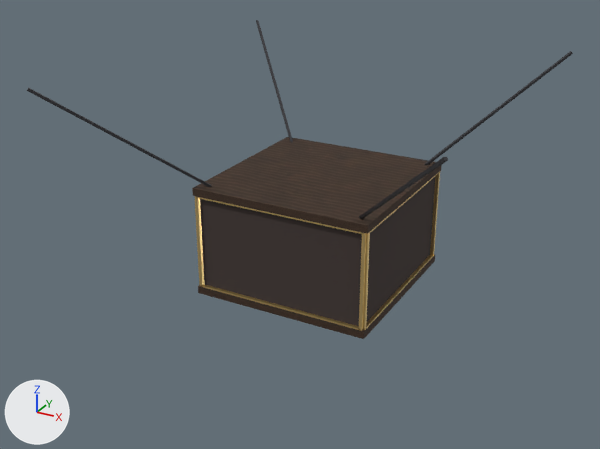
The glTF model bv_banner.glb as it was, and as the next commit left it.
Both versions are drawn from a 50 mm lens placed at (5.47, -10.64, 5.28), pointed at (-0.21, -0.32, 0.13). The lights are fixed; the arrows at lower left show +X, +Y and +Z. The older version comes first. Vertices at exactly the same position are counted once.

The first picture shows 'bannerface', 'gold', 'iron', 'timber'.
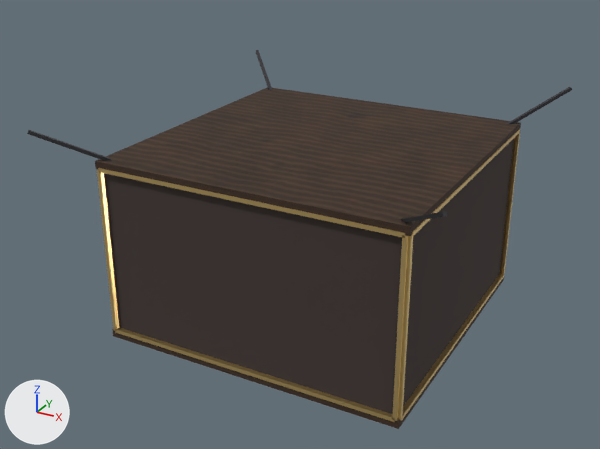
The change in detail:
me_bannerface is used by ob_bannerface; location (0.0, 0.0, 0.0).
me_bannerface had 8 vertices, 8 faces and spanned x -1.35..1.35, y -1.35..1.35, z -0.75..0.75.
me_bannerface now has 8 vertices, 8 faces and spans x -2.3..2.3, y -2.3..2.3, z -1.3..1.3.
me_bannerface part 1: the whole mesh is scaled about its middle by (1.7, 1.7, 1.73).
me_gold is used by ob_gold; location (0.0, 0.0, 0.0).
me_gold had 128 vertices, 192 faces and spanned x -1.4..1.4, y -1.4..1.4, z -0.77..0.77.
me_gold now has 120 vertices, 192 faces and spans x -2.37..2.37, y -2.37..2.37, z -1.33..1.33.
me_gold part 2: a new loose piece, a box spanning x -2.3..2.3, y -2.37..-2.27, z -1.33..-1.27, in mat_gold (beige #eece89).
me_gold part 3: a new loose piece, a box spanning x -2.3..2.3, y -2.37..-2.27, z 1.27..1.33, in mat_gold (beige #eece89).
me_gold part 4: a new loose piece, a box spanning x 2.27..2.37, y -2.3..2.3, z -1.33..-1.27, in mat_gold (beige #eece89).
me_gold part 5: a new loose piece, a box spanning x 2.27..2.37, y -2.3..2.3, z 1.27..1.33, in mat_gold (beige #eece89).
me_gold part 6: a new loose piece of 14 vertices spanning x -2.37..-2.27, y -2.37..-2.27, z -1.3..1.3, in mat_gold (beige #eece89).
me_gold part 7: a new loose piece of 14 vertices spanning x 2.27..2.37, y -2.37..-2.27, z -1.3..1.3, in mat_gold (beige #eece89).
me_gold part 8: a new loose piece of 14 vertices spanning x 2.27..2.37, y 2.27..2.37, z -1.3..1.3, in mat_gold (beige #eece89).
me_gold part 9: the loose piece of 8 vertices spanning x -1.35..1.35, y -1.4..-1.34, z -0.77..-0.73 is deleted.
me_gold part 10: the loose piece of 8 vertices spanning x 1.34..1.4, y -1.35..1.35, z -0.77..-0.73 is deleted.
me_gold part 11: the loose piece of 8 vertices spanning x -1.35..1.35, y -1.4..-1.34, z 0.73..0.77 is deleted.
me_gold part 12: the loose piece of 8 vertices spanning x 1.34..1.4, y -1.35..1.35, z 0.73..0.77 is deleted.
me_gold part 13: the loose piece of 8 vertices spanning x -1.38..-1.33, y -1.4..-1.34, z -0.75..0.75 is deleted.
me_gold part 14: the loose piece of 8 vertices spanning x 1.34..1.4, y -1.38..-1.33, z -0.75..0.75 is deleted.
me_gold part 15: the loose piece of 8 vertices spanning x 1.33..1.38, y -1.4..-1.34, z -0.75..0.75 is deleted.
me_gold part 16: the loose piece of 8 vertices spanning x 1.34..1.4, y 1.33..1.38, z -0.75..0.75 is deleted.
Other edits to the shape of me_gold do not show in these pictures.
me_timber is used by ob_timber; location (0.0, 0.0, 0.0).
me_timber had 16 vertices, 24 faces and spanned x -1.41..1.41, y -1.41..1.41, z -0.87..0.87.
me_timber now has 16 vertices, 24 faces and spans x -2.36..2.36, y -2.36..2.36, z -1.42..1.42.
me_timber part 17: the loose piece of 8 vertices spanning x -1.41..1.41, y -1.41..1.41, z 0.75..0.87 is scaled about its middle by (1.67, 1.67, 1), then moved by (0.0, 0.0, 0.55).
me_timber part 18: the loose piece of 8 vertices spanning x -1.41..1.41, y -1.41..1.41, z -0.87..-0.75 is scaled about its middle by (1.67, 1.67, 1), then moved by (0.0, 0.0, -0.55).
me_iron is used by ob_iron; location (0.0, 0.0, 0.0).
me_iron had 32 vertices, 48 faces and spanned x -2.92..2.92, y -2.92..2.92, z 0.83..2.52.
me_iron now has 32 vertices, 48 faces and spans x -2.98..2.98, y -2.98..2.98, z 1.38..1.94.
me_iron part 19: 32 of 32 vertices moved; they spanned x -2.92..2.92, y -2.92..2.92, z 0.83..2.52 and now span x -2.98..2.98, y -2.98..2.98, z 1.38..1.94; mean shift (0.0, 0.0, -0.02).

Boxes [x1, y1, x2, y2] around the edits, measured in the pictures (600 x 449 px; the box of a moved part takes in the faces that stretch with it):
'bannerface', rescaled (74% wider, 84% taller)
    before: [200, 177, 435, 326]
    after: [104, 139, 514, 414]
'timber', reshaped (70% wider, 69% taller)
    before: [192, 137, 442, 339]
    after: [95, 87, 521, 429]
'gold', reshaped (72% wider, 84% taller)
    before: [195, 172, 440, 331]
    after: [97, 129, 520, 422]
'iron', reshaped (13% shorter)
    before: [27, 20, 573, 219]
    after: [27, 50, 572, 223]
part 2 of me_gold, added
    after: [115, 327, 395, 422]
part 3 of me_gold, added
    after: [98, 168, 405, 238]
part 4 of me_gold, added
    after: [401, 274, 504, 421]
part 5 of me_gold, added
    after: [412, 129, 520, 236]
part 6 of me_gold, added (beige)
    after: [97, 170, 119, 331]
part 7 of me_gold, added (beige)
    after: [392, 234, 414, 421]
part 8 of me_gold, added (beige)
    after: [500, 132, 520, 275]
part 9 of me_gold, deleted
    before: [202, 284, 359, 330]
part 10 of me_gold, deleted
    before: [366, 255, 434, 329]
part 11 of me_gold, deleted
    before: [197, 197, 362, 234]
part 12 of me_gold, deleted
    before: [369, 172, 440, 233]
part 13 of me_gold, deleted (beige)
    before: [195, 196, 204, 287]
part 14 of me_gold, deleted
    before: [363, 233, 370, 330]
part 15 of me_gold, deleted (beige)
    before: [359, 233, 366, 331]
part 16 of me_gold, deleted
    before: [430, 173, 440, 255]
part 17 of me_timber, moved or reshaped
    before: [192, 137, 442, 234]
    after: [95, 87, 521, 236]
part 18 of me_timber, moved or reshaped
    before: [198, 255, 435, 339]
    after: [112, 277, 504, 429]
